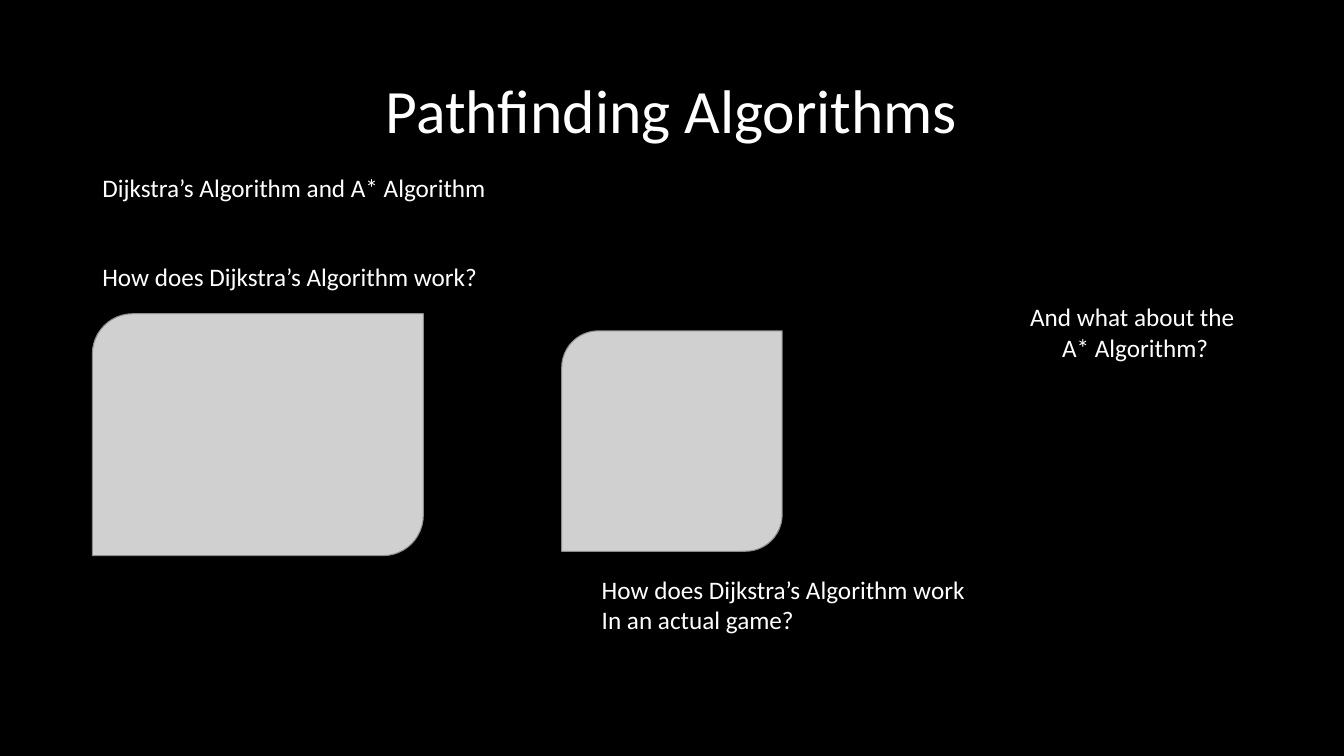
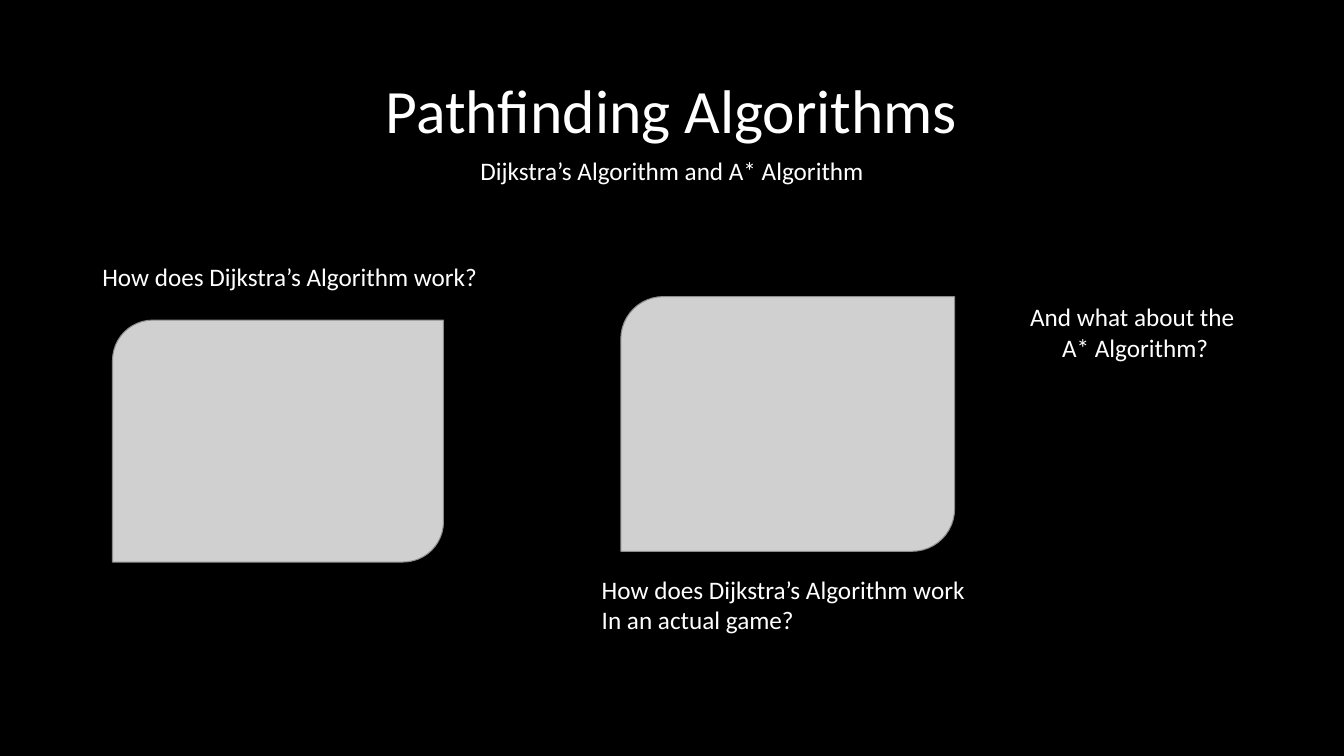
Before and after one commit to rndmized/AI-in-gaming-research, a slide deck: slide 6 of Presentation/AI in Video Games.pptx. Drawn at 1344x756 pixels with LibreOffice and Linux fonts; fonts in the diff are those of the drawing; grey boxes stand for pictures. Boxes give left, top, right and bottom in pixels: in the first picture for what was removed or moved away, otherwise in the second. Text is boxed around its words. In the diff, an @@ line names an element or a change of style, - is before the commit and + after.

```diff
--- a/Presentation/AI in Video Games.pptx
+++ b/Presentation/AI in Video Games.pptx
@@ text "Dijkstra’s Algorithm and A* Algorithm": place and size @@
-text "Dijkstra’s Algorithm and A* Algorithm" at box(102, 179, 486, 202)
+text "Dijkstra’s Algorithm and A* Algorithm" at box(480, 162, 864, 185)
@@ text "Dijkstra’s Algorithm and A* Algorithm" at box(480, 162, 864, 185): alignment left to centre @@
@@ picture: place and size @@
-picture at box(562, 331, 782, 552)
+picture at box(621, 296, 955, 552)
@@ picture: place and size @@
-picture at box(93, 314, 423, 556)
+picture at box(113, 321, 444, 563)
```
Also in this commit, not shown: 6 other slides changed, 9 other files.
